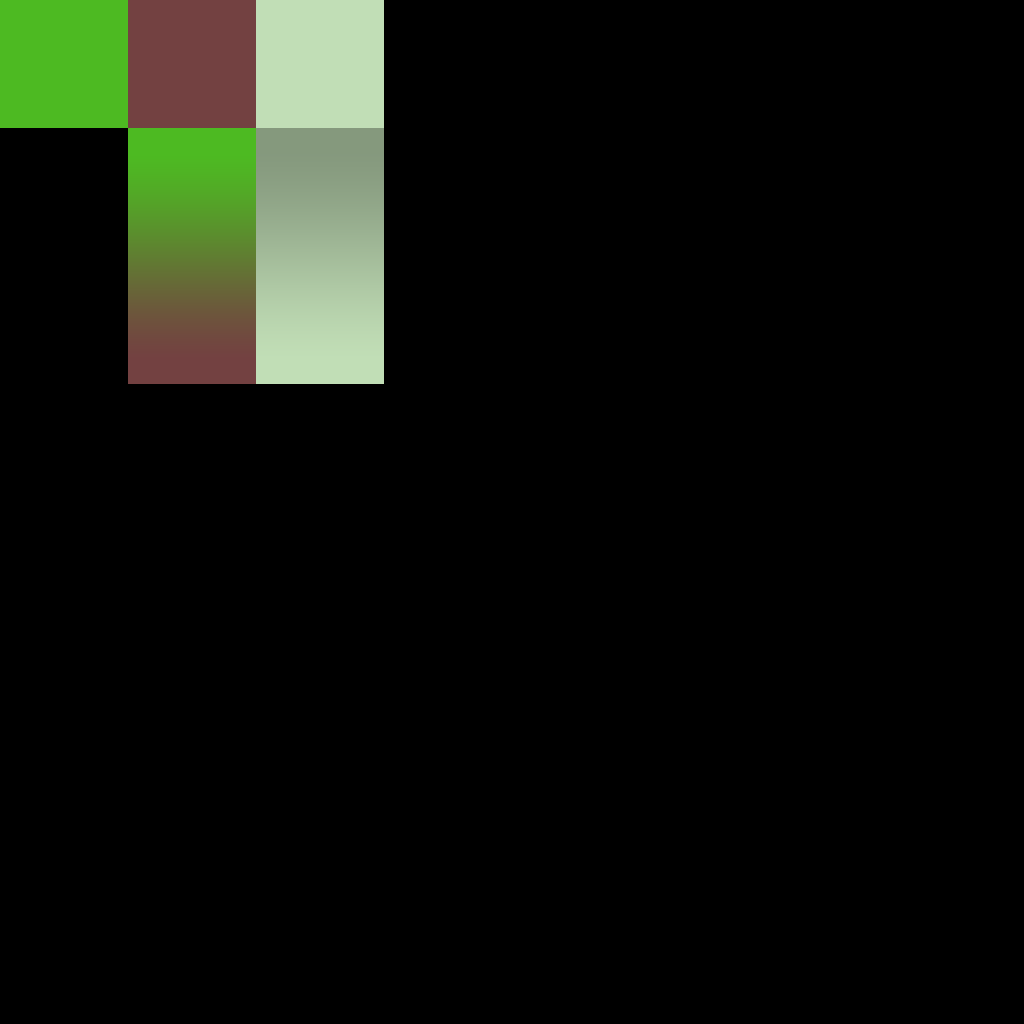
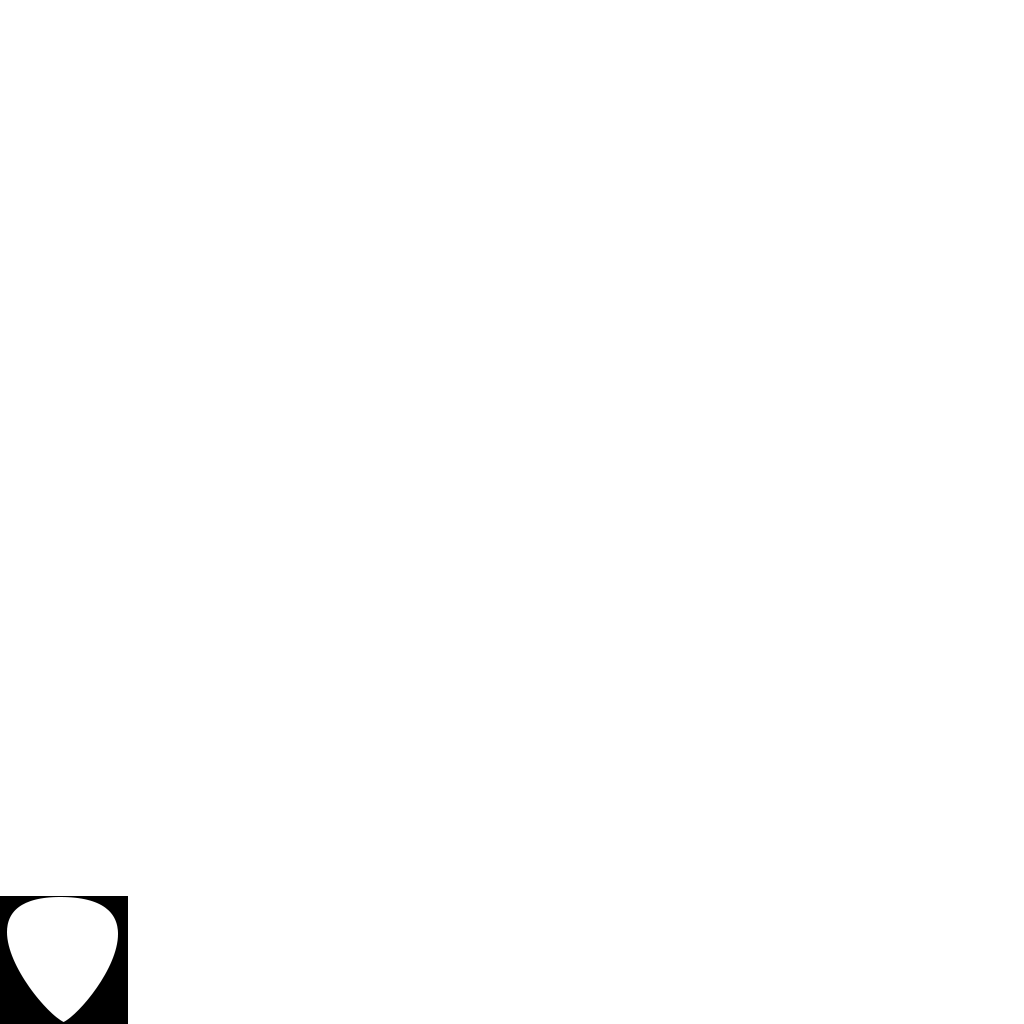
Revision of a layered 1024×1024 image; what changed, layer by layer:
added group "ClipMask" with 3 layers above "Diffuse" over [0, 0, 1024, 1024]
added layer "Herbe Bas Coté" in group "ClipMask" over [7, 897, 118, 1022]
added layer "Mask Actif" in group "ClipMask" over [0, 0, 1024, 1024]
added layer "Mask Noir" in group "ClipMask" over [0, 0, 1024, 1024]
added group "Diffuse" with 8 layers above "Arrière-plan" over [0, 0, 384, 1024]
added layer "Chemin Base > Terre 1 copie" in group "Diffuse" over [7, 897, 118, 1022]
added layer "Chemin Base > Terre 1" in group "Diffuse" over [0, 128, 128, 384]
moved "Chemin dégradé" into group "Diffuse" over [256, 128, 384, 384]
moved "Terre1 > Herbe Base" into group "Diffuse" over [128, 128, 256, 384]
moved "Chemin Base" into group "Diffuse" over [256, 0, 384, 128]
moved "Terre 1" into group "Diffuse" over [128, 0, 256, 128]
added layer "Eau" in group "Diffuse" over [0, 384, 128, 512]
moved "Herbe Base" into group "Diffuse" over [0, 0, 128, 128]
